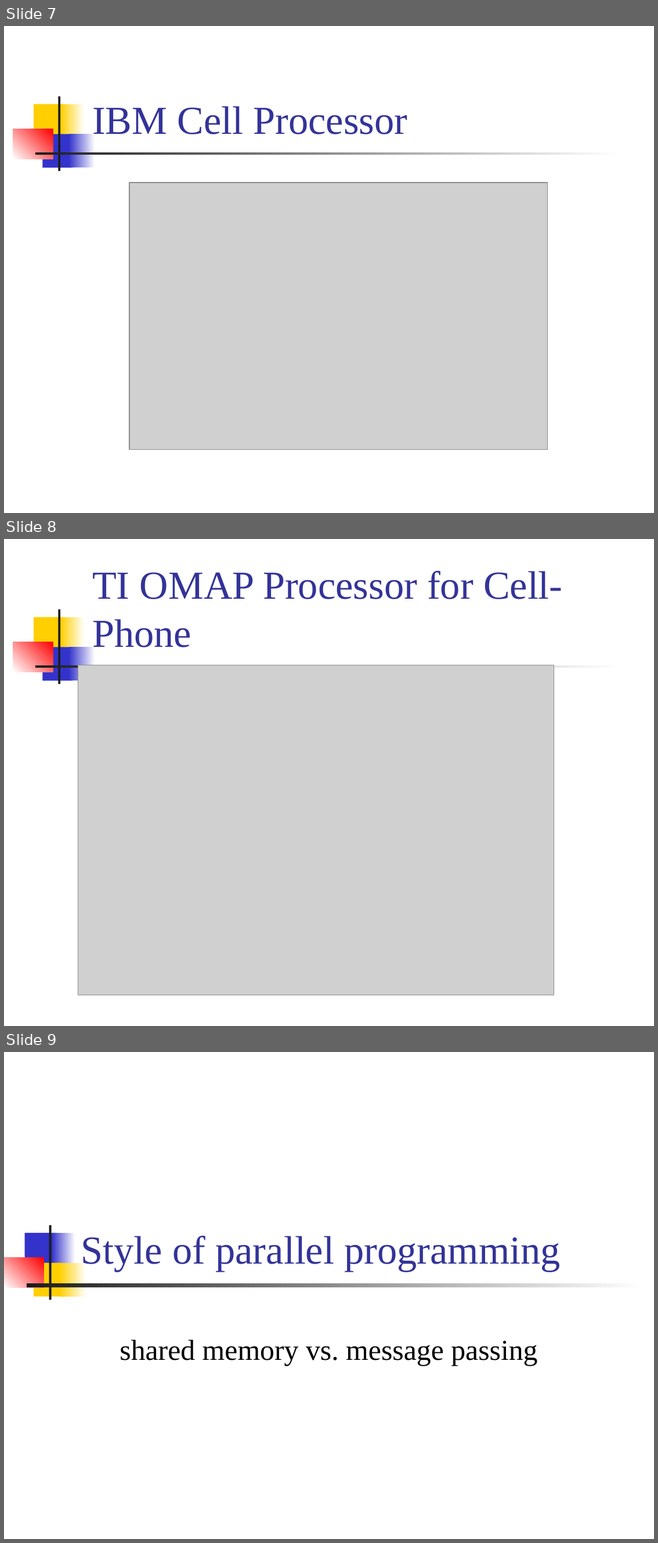
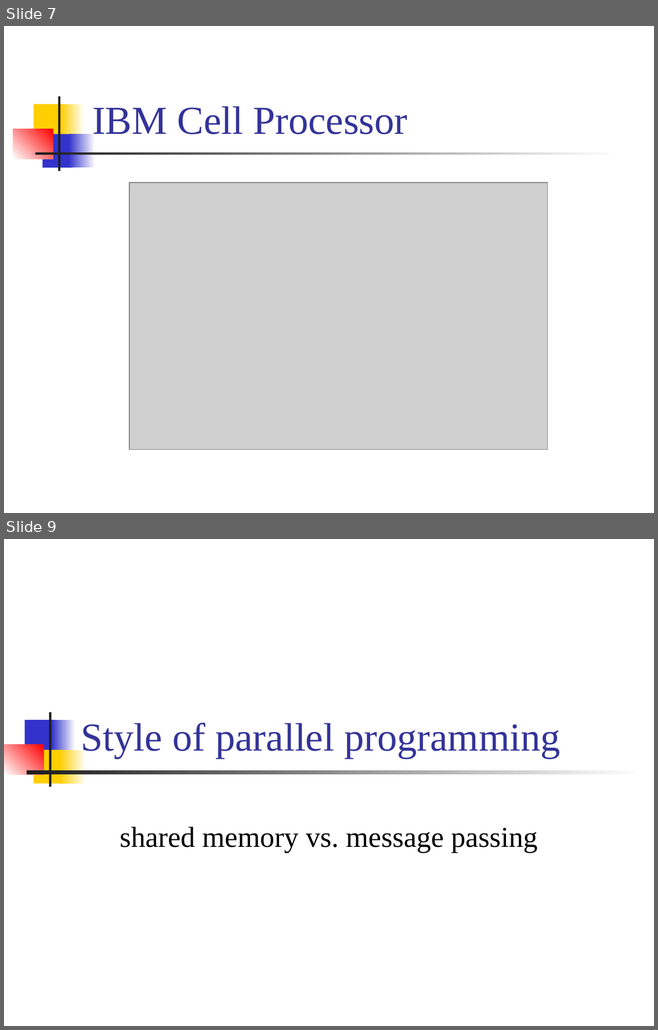
Before and after one commit to CGUSystemCourses/Unix-2015, a slide deck: Lectures/lec10-parallel_prog/lec10-parallel_prog.ppt. Shown one above the other, each under a label of ours: slides 7, 8 and 9 before the commit, slides 7 and 9 after it; the slides between them are not shown. The pictures are 658x1543 and 658x1030 pixels, drawn with LibreOffice and Linux fonts; fonts in the diff are those of the drawing; grey boxes stand for pictures. Boxes give left, top, right and bottom in pixels: in the first picture for what was removed or moved away, otherwise in the second. Text is boxed around its words. In the diff, an @@ line names an element or a change of style, - is before the commit and + after.

```diff
--- a/Lectures/lec10-parallel_prog/lec10-parallel_prog.ppt
+++ b/Lectures/lec10-parallel_prog/lec10-parallel_prog.ppt
@@ slide 8 removed at <box>4,539,654,1026</box>, background #FFFFFF; not listed: 7 template elements that a slide beside it also shows @@
@@ title removed at <box>92,571,563,647</box> @@
-TI OMAP Processor for Cell-Phone
@@ picture removed at <box>78,665,554,995</box> @@
```
Also in this commit, not shown: 1 slide changed, 1 slide added, 2 other slides removed.
